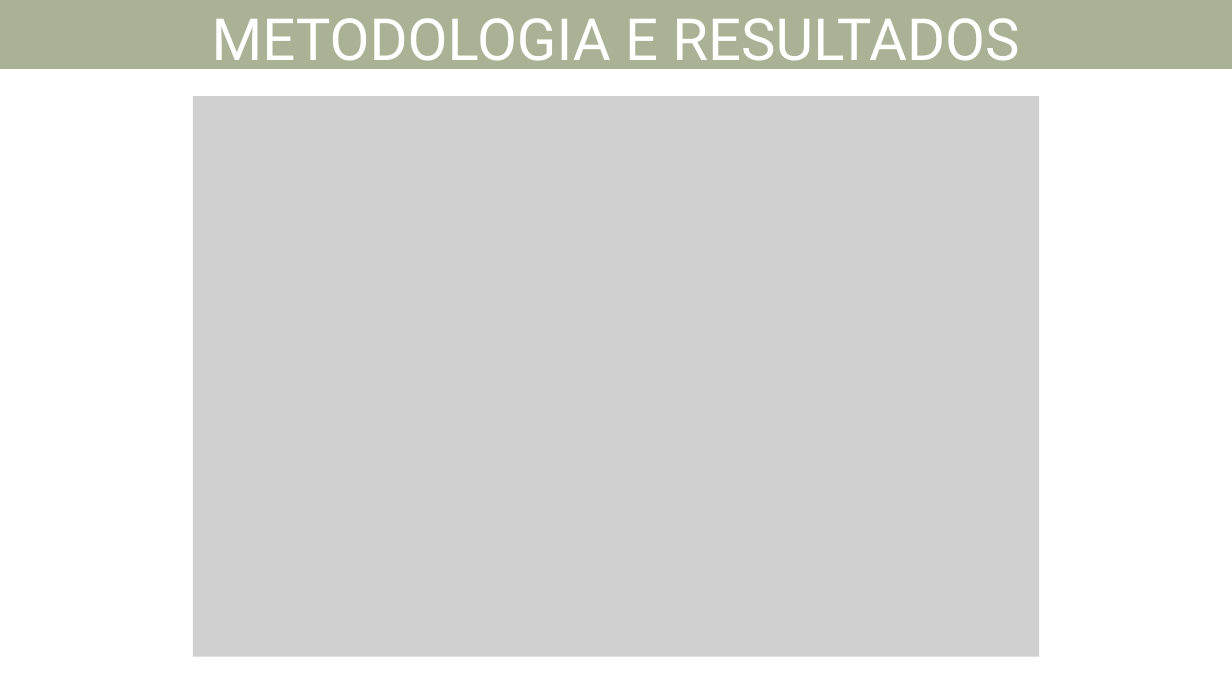
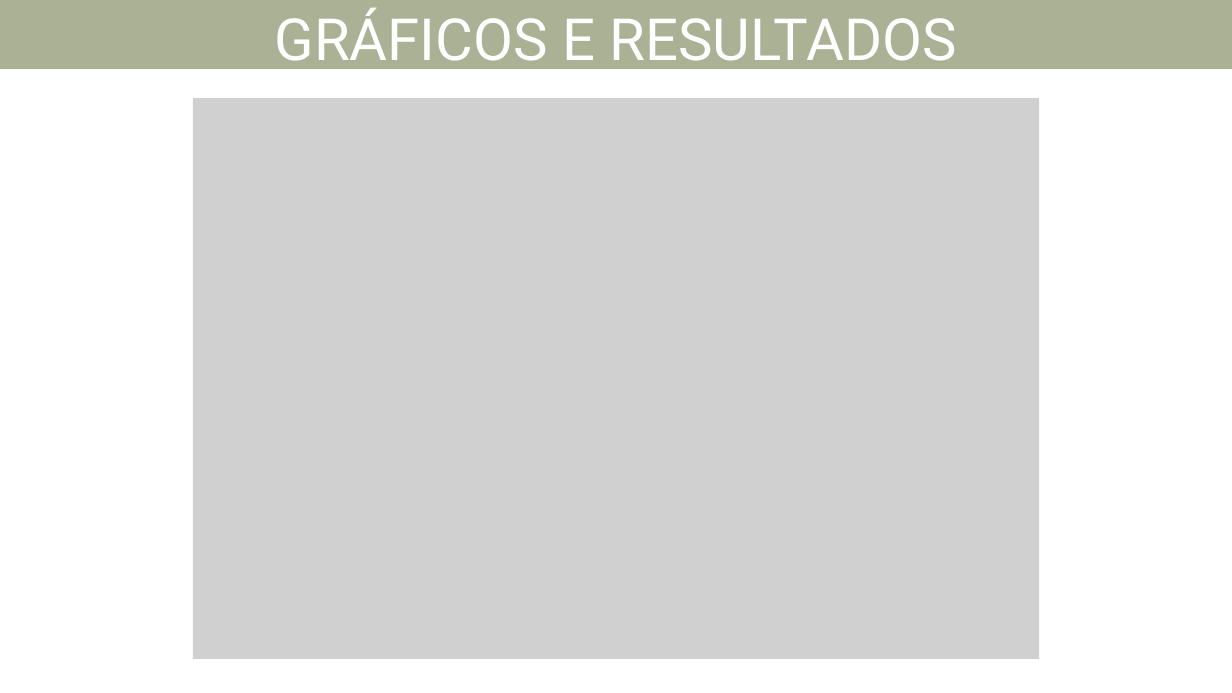
Before and after one commit to marcela-c-oliveira/Trabalho_final_FCM_2024, a slide deck: slide 6 of Trabalho final FCM 2024.pptx. Drawn at 1232x693 pixels with LibreOffice and Linux fonts; fonts in the diff are those of the drawing; grey boxes stand for pictures. Boxes give left, top, right and bottom in pixels: in the first picture for what was removed or moved away, otherwise in the second. Text is boxed around its words. In the diff, an @@ line names an element or a change of style, - is before the commit and + after.

```diff
--- a/Trabalho final FCM 2024.pptx
+++ b/Trabalho final FCM 2024.pptx
@@ text at bbox=[275, 7, 956, 74]: text changed @@
-METODOLOGIA E RESULTADOS
+GRÁFICOS E RESULTADOS
@@ picture at bbox=[193, 98, 1039, 659]: outline redrawn @@
```
Also in this commit, not shown: 5 other slides changed, 1 slide added, 1 slide removed, 1 other file.
